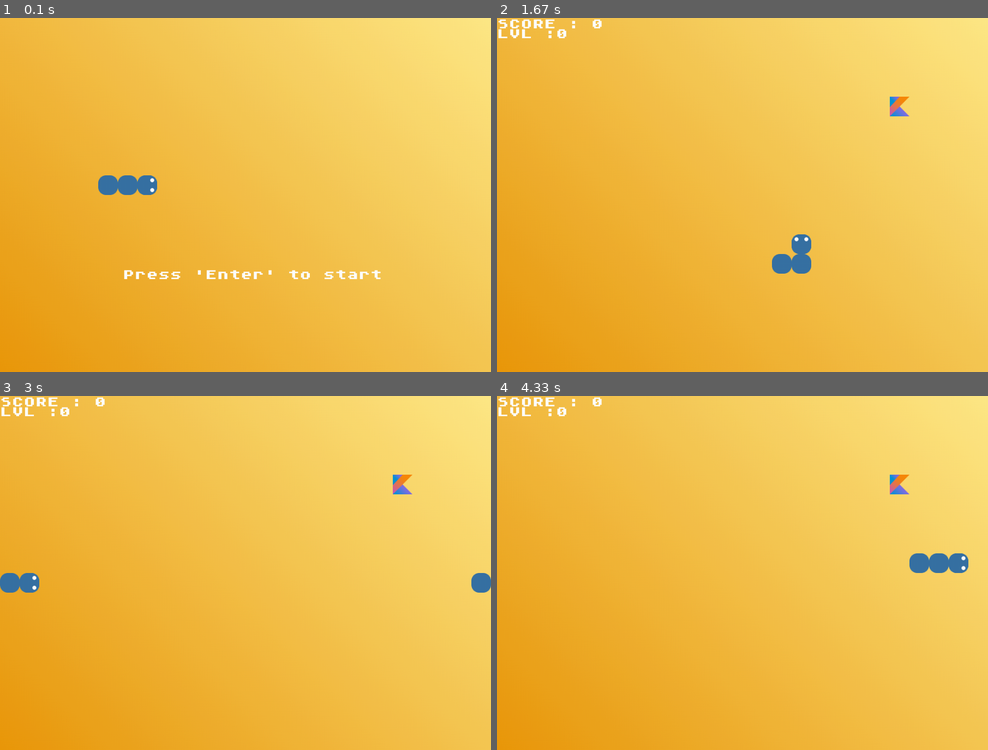
Above: before the commit, frames 1-4 (two rows, left to right).
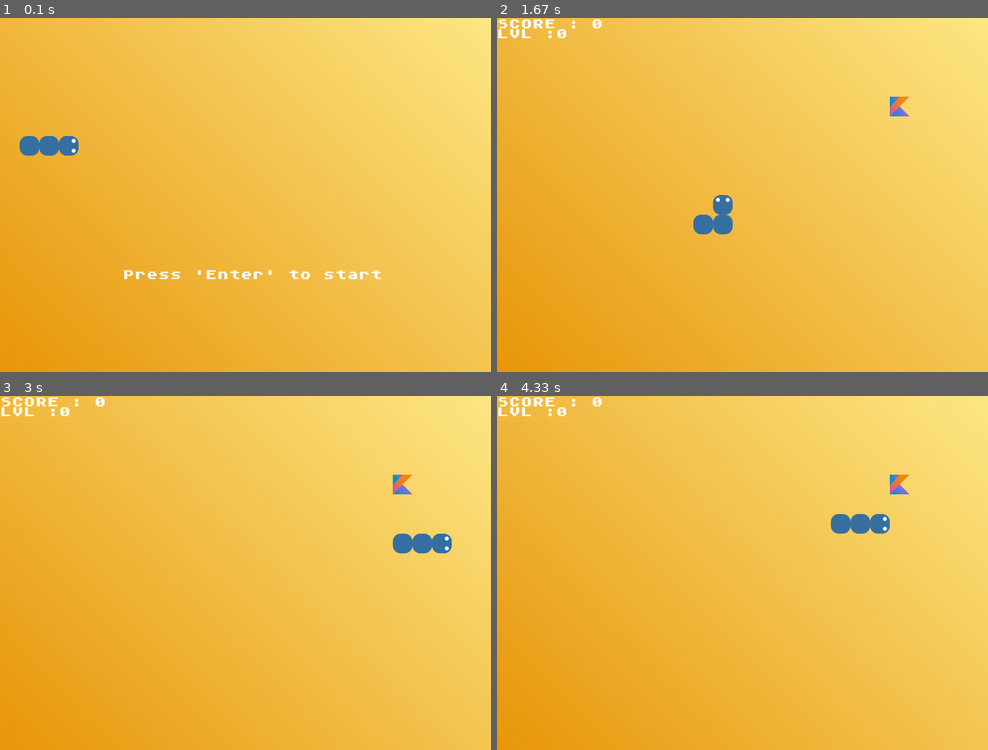
Above: after the commit, the same moments.

Repository: alexanderchainsaw/pygameHungryPythonOld
Game: pygame game, started from main.py
Two runs of this game, one before a commit and one after it. Both use one fixed random seed, a clock stepped at 60 frames per second and the inputs below.
Inputs:
- Up to frame 1 (0.1 s): no input
- Up to frame 2 (1.67 s): tap Enter at 0.33 s; tap S at 0.67 s; hold Right 1.07-1.53 s; hold Up from 1.57 s (still down)
- Up to frame 3 (3 s): release Up at 1.87 s; hold Right 1.9-2.37 s; hold Left 2.4-2.93 s; hold Down from 2.97 s (still down)
- Up to frame 4 (4.33 s): release Down at 3.27 s; hold Left 3.3-3.7 s; hold Up 3.73-4.1 s; hold Right from 4.13 s (still down)

The runs differ from the first frame. In frame 1, 1.2% of the frame differs, in the area x 4-32%, y 33-50%; in frame 2, 1.2%, in the area x 40-64%, y 50-73%; in frame 3, 1.2%; in frame 4, 1.2%.

Commit message:
added lvl3

Diff:
--- a/levels.py
+++ b/levels.py
@@ -18,3 +18,8 @@
         (0, 11), (0, 12), (0, 13), (0, 14), (0, 15), (0, 16), (0, 17), (24, 0), (24, 1), (24, 2),
         (24, 3), (24, 4), (24, 5), (24, 6), (24, 7), (24, 8), (24, 9), (24, 10), (24, 11), (24, 12),
         (24, 13), (24, 14), (24, 15), (24, 16), (24, 17), (24, 18))
+three = ((0, 8), (1, 8), (2, 8), (3, 8), (4, 8), (5, 8), (6, 8), (7, 8), (8, 8), (9, 8), (10, 8),
+         (11, 8), (12, 8), (13, 8), (14, 8), (15, 8), (16, 8), (17, 8), (18, 8), (19, 8), (20, 8),
+         (21, 8), (22, 8), (23, 8), (24, 8), (12, 0), (12, 1), (12, 2), (12, 3), (12, 4), (12, 5),
+         (12, 6), (12, 7), (12, 9), (12, 10), (12, 11), (12, 12), (12, 13), (12, 14), (12, 15),
+         (12, 16), (12, 17))
--- a/main.py
+++ b/main.py
@@ -15,7 +15,7 @@
 FOOD_FOR_PYTHON = assets.FOOD_FOR_PYTHON
 game_time = pygame.time.Clock()
 speed = 10  # difficulty (higher = faster)
-LEVELS = (levels.zero, levels.one, levels.two)
+LEVELS = (levels.zero, levels.one, levels.two, levels.three)
 
 
 def print_text(screen, font, x, y, text, font_color=(255, 255, 255)):
@@ -25,9 +25,9 @@
 
 def init_snake():
     snake = deque()
-    snake.append((7, 8))
-    snake.append((6, 8))
-    snake.append((5, 8))
+    snake.append((3, 6))
+    snake.append((2, 6))
+    snake.append((1, 6))
     return snake
 
 
